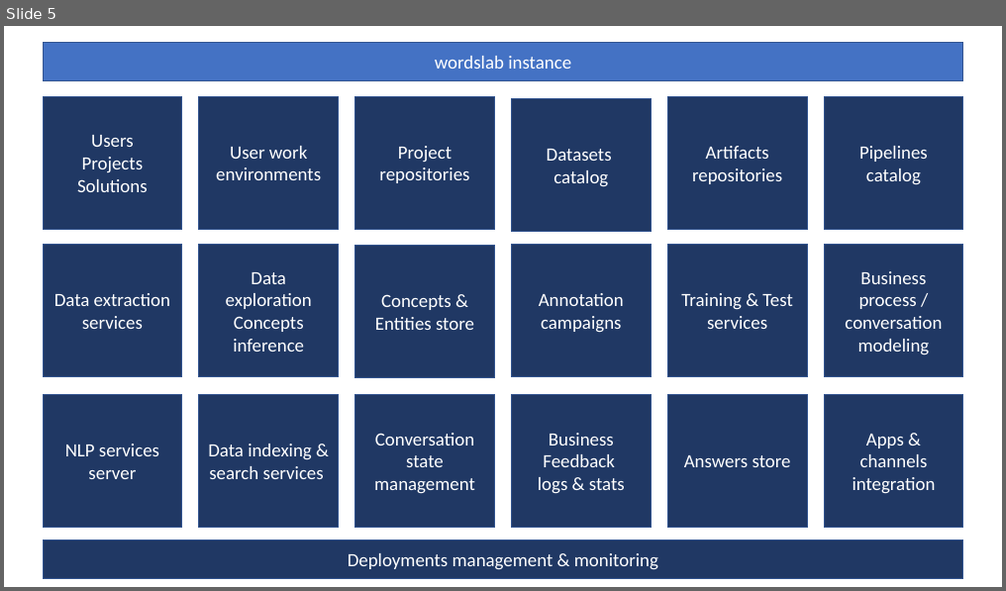
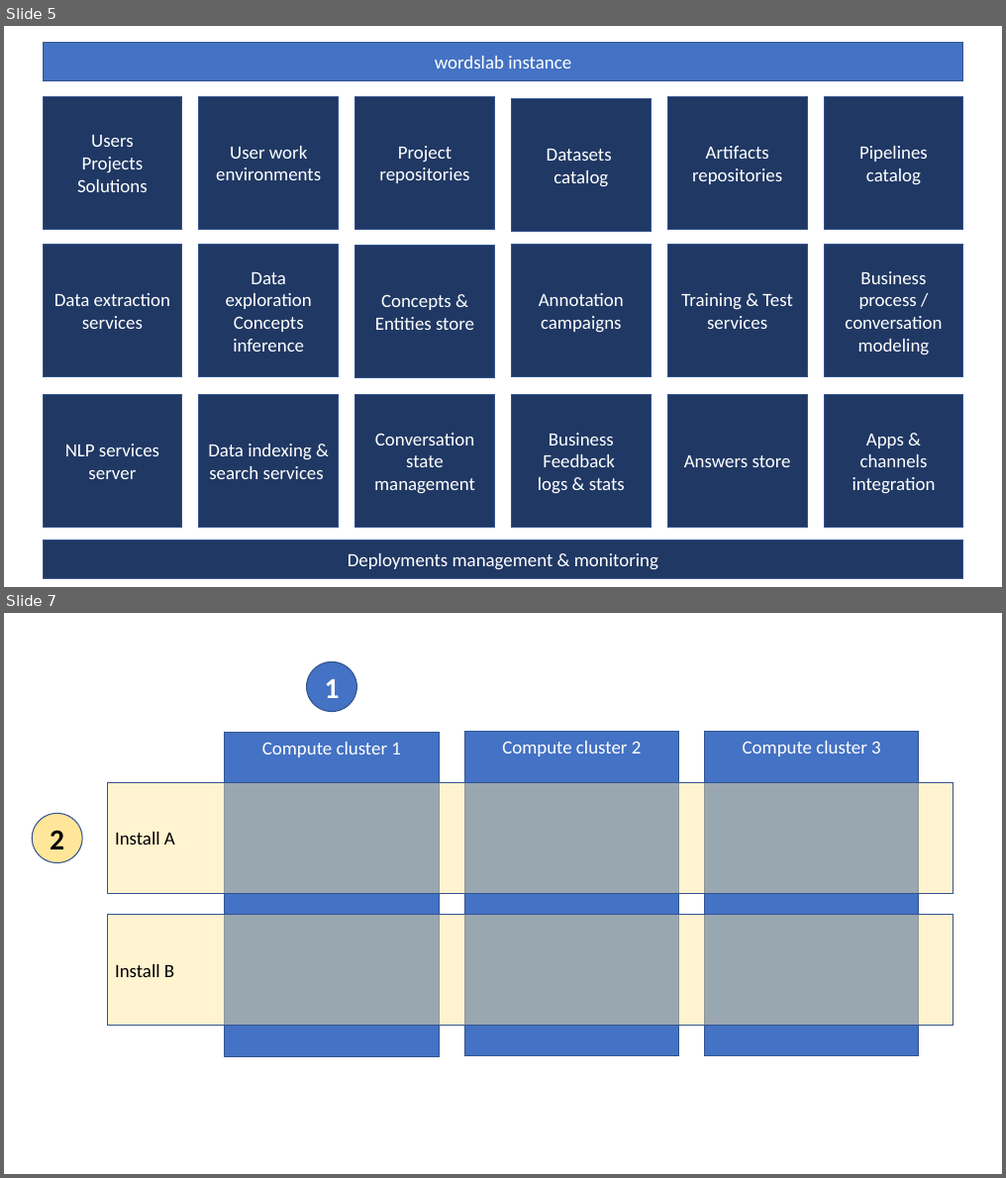
Before and after one commit to wordslab-org/wordslab, a slide deck: doc/design/infrastructure/architecture.pptx. Shown one above the other, each under a label of ours: slide 5 before the commit, slides 5 and 7 after it; the slides between them are not shown. The pictures are 1006x591 and 1006x1178 pixels, drawn with LibreOffice and Linux fonts; fonts in the diff are those of the drawing. Boxes give left, top, right and bottom in pixels: in the first picture for what was removed or moved away, otherwise in the second. Text is boxed around its words. In the diff, an @@ line names an element or a change of style, - is before the commit and + after.

```diff
--- a/doc/design/infrastructure/architecture.pptx
+++ b/doc/design/infrastructure/architecture.pptx
@@ slide 7 added at (x1=4, y1=613, x2=1002, y2=1174), background #FFFFFF @@
@@ ellipse added at (x1=307, y1=662, x2=356, y2=711), fill #4472C4, outline #325491 1 pt, 28 pt, text #FFFFFF, bold @@
+1
@@ rectangle added at (x1=464, y1=731, x2=678, y2=1057), fill #4472C4, outline #325491 1 pt, 18 pt, text #FFFFFF @@
+Compute cluster 2
@@ rectangle added at (x1=705, y1=731, x2=919, y2=1057), fill #4472C4, outline #325491 1 pt, 18 pt, text #FFFFFF @@
+Compute cluster 3
@@ rectangle added at (x1=225, y1=732, x2=439, y2=1057), fill #4472C4, outline #325491 1 pt, 18 pt, text #FFFFFF @@
+Compute cluster 1
@@ rectangle added at (x1=107, y1=783, x2=953, y2=894), fill #FFE699 at 46% opacity, outline #325491 1 pt, 18 pt, text #000000 @@
+Install A
@@ ellipse added at (x1=32, y1=814, x2=82, y2=863), fill #FFE699, outline #325491 1 pt, 28 pt, text #000000, bold @@
+2
@@ rectangle added at (x1=107, y1=915, x2=953, y2=1026), fill #FFE699 at 46% opacity, outline #325491 1 pt, 18 pt, text #000000 @@
+Install B
```
Also in this commit, not shown: 1 other slide added, 40 other files.
